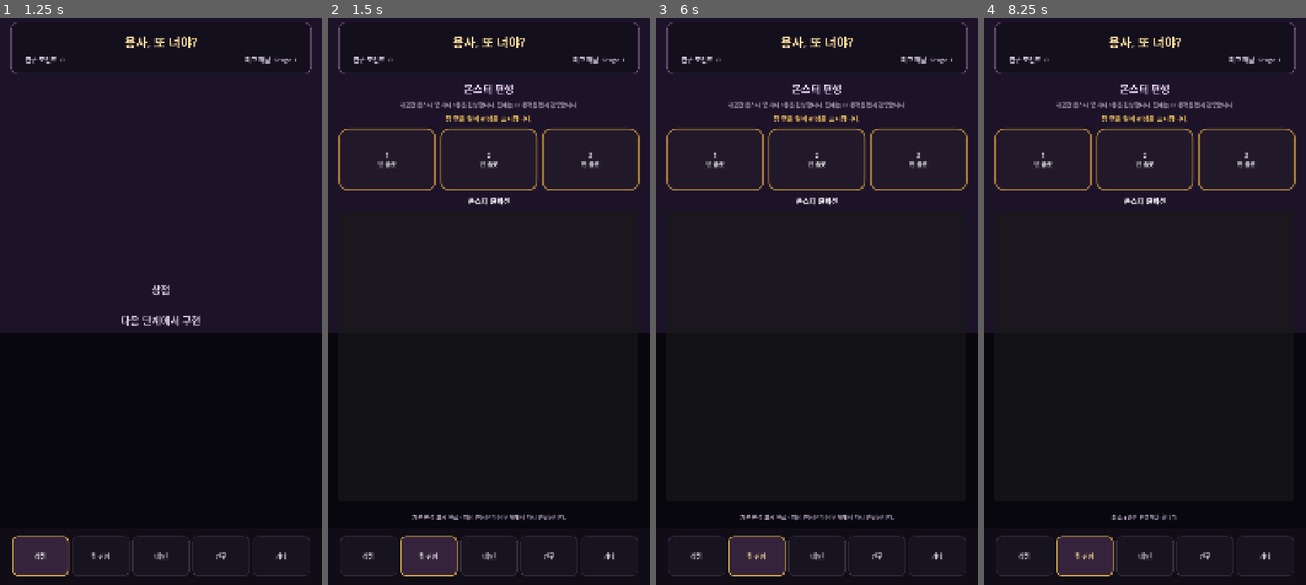
Above: before the commit, frames 1-4 (left to right).
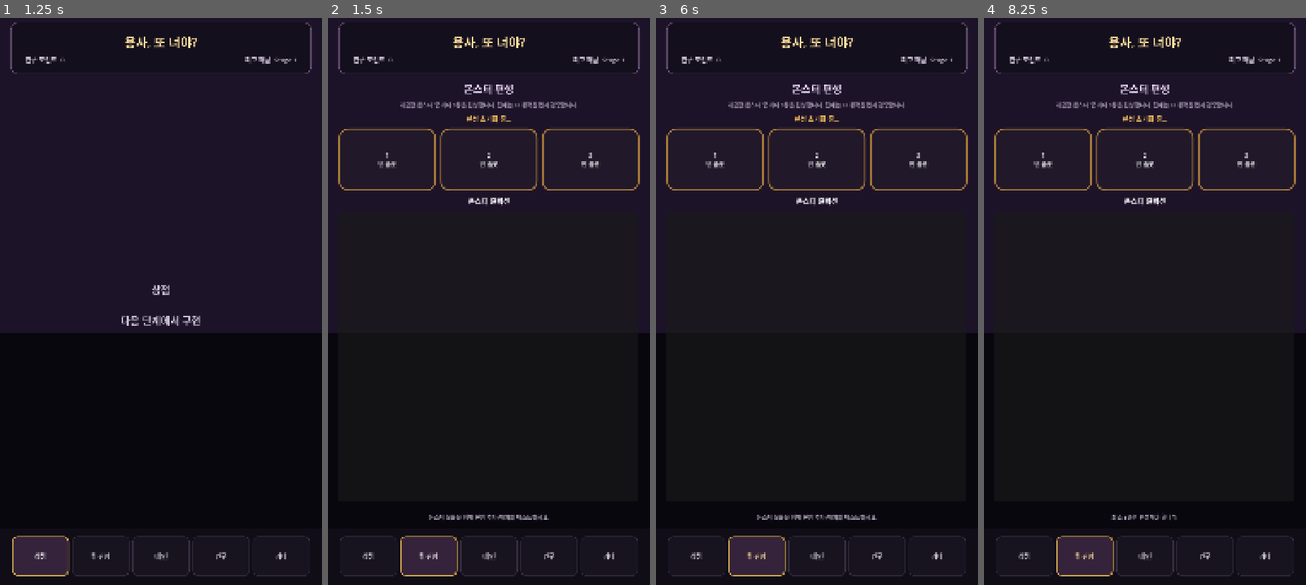
Above: after the commit, the same moments.

Repository: MinSung0732/Again-Hero-
Game: Godot game, scene res://src/lobby/Lobby.tscn
Same seed, same stepped clock (60 frames per second), same inputs: the game is played once before the commit and once after it.
Inputs:
- Up to frame 1 (1.25 s): click "상점" at 0.5 s
- Up to frame 2 (1.5 s): click "팀 편성" at 1.25 s
- Up to frame 3 (6 s): click "메인" at 2 s; click "연구" at 2.75 s; click "기타" at 3.5 s; click "상점" at 4.25 s; click "팀 편성" at 5 s; click "1 빈 슬롯" at 5.75 s
- Up to frame 4 (8.25 s): click "2 빈 슬롯" at 6.5 s; click "3 빈 슬롯" at 7.25 s; click "1 빈 슬롯" at 8 s

Frame 1 is identical in both runs. In frame 2, 0.5% of the frame differs, in the area x 26-74%, y 17-89%; in frame 3, 0.5%; in frame 4, 0.2%.
Error before the commit: Invalid call to function 'get_name' in base 'GDScript'. Expected 0 argument(s). (res://src/lobby/lobby.gd:306)
Error after the commit: Invalid call to function 'get_name' in base 'GDScript'. Expected 0 argument(s). (res://src/lobby/lobby.gd:314)

Commit message:
fix: isolate team UI to monster catalog only

Diff:
--- a/src/lobby/lobby.gd
+++ b/src/lobby/lobby.gd
@@ -5,10 +5,9 @@
 const STAGE_PROGRESS := preload("res://src/systems/stage_progress.gd")
 const RESEARCH_CATALOG := preload("res://src/data/research_catalog.gd")
 const MONSTER_CATALOG := preload("res://src/data/monster_catalog.gd")
-const MONSTER_COLLECTION_STORE := preload("res://src/systems/monster_collection_store.gd")
-const TEAM_LOADOUT_STORE := preload("res://src/systems/team_loadout_store.gd")
 
 const BATTLE_SCENE_PATH := "res://src/main/Main.tscn"
+const TEAM_MAX_SLOTS := 3
 
 @onready var title_label: Label = $SafeArea/Layout/Header/HeaderMargin/HeaderVBox/Title
 @onready var resource_label: Label = $SafeArea/Layout/Header/HeaderMargin/HeaderVBox/ResourceRow/ResourceLabel
@@ -54,7 +53,6 @@
 var selected_stage_index: int = 0
 var current_tab: String = "main"
 
-var monster_collection_state: Dictionary = {}
 var team_catalog_ids: Array = []
 var team_available_ids: Array = []
 var team_selected_ids: Array = []
@@ -227,16 +225,16 @@
 	research_tab.visible = tab_id == "research"
 	other_tab.visible = tab_id == "other"
 
+	if tab_id == "team":
+		_setup_team_preview()
+	elif tab_id == "research":
+		_rebuild_research_list()
+
 	_refresh_nav_button(shop_button, tab_id == "shop")
 	_refresh_nav_button(team_button, tab_id == "team")
 	_refresh_nav_button(main_button, tab_id == "main")
 	_refresh_nav_button(research_button, tab_id == "research")
 	_refresh_nav_button(other_button, tab_id == "other")
-
-	if tab_id == "team":
-		_setup_team_preview()
-	elif tab_id == "research":
-		_rebuild_research_list()
 
 func _refresh_nav_button(button: Button, selected: bool) -> void:
 	var style := nav_button_active_style if selected else nav_button_style
@@ -249,22 +247,33 @@
 	)
 
 func _setup_team_preview() -> void:
+	team_summary_label.text = "편성 초기화 중…"
+	team_status_label.text = "MonsterCatalog를 불러오고 있습니다."
+
 	team_catalog_ids.clear()
 	team_available_ids.clear()
 	team_selected_ids.clear()
-	monster_collection_state.clear()
 
 	var monster_ids = MONSTER_CATALOG.get_ids()
+	if monster_ids.is_empty():
+		team_monster_list.clear()
+		team_summary_label.text = "등록된 몬스터 없음"
+		team_status_label.text = "MonsterCatalog에 등록된 몬스터가 없습니다."
+		_refresh_team_slot(team_slot_1_button, 0)
+		_refresh_team_slot(team_slot_2_button, 1)
+		_refresh_team_slot(team_slot_3_button, 2)
+		return
+
 	for raw_id in monster_ids:
 		var monster_id := String(raw_id)
 		team_catalog_ids.append(monster_id)
 		team_available_ids.append(monster_id)
 
-		if team_selected_ids.size() < TEAM_LOADOUT_STORE.MAX_SLOTS:
+		if team_selected_ids.size() < TEAM_MAX_SLOTS:
 			team_selected_ids.append(monster_id)
 
 	_refresh_team_preview()
-	team_status_label.text = "기본 편성 표시 완료 · 저장 연동은 다음 단계에서 다시 연결합니다."
+	team_status_label.text = "몬스터 목록을 탭해 편성 추가/해제를 테스트하세요."
 
 func _refresh_team_preview() -> void:
 	_refresh_team_slot(team_slot_1_button, 0)
@@ -280,12 +289,11 @@
 
 	team_summary_label.text = "편성 %d / %d · %s" % [
 		team_selected_ids.size(),
-		TEAM_LOADOUT_STORE.MAX_SLOTS,
+		TEAM_MAX_SLOTS,
 		selected_names,
 	]
 
 	team_monster_list.clear()
-
 	for raw_id in team_catalog_ids:
 		var monster_id := String(raw_id)
 		var selected := monster_id in team_selected_ids
@@ -318,7 +326,6 @@
 func _on_team_slot_pressed(slot_index: int) -> void:
 	if slot_index < 0 or slot_index >= team_selected_ids.size():
 		return
-
 	_remove_team_monster(String(team_selected_ids[slot_index]))
 
 func _on_team_item_selected(item_index: int) -> void:
@@ -348,11 +355,11 @@
 		return
 
 	if monster_id not in team_available_ids:
-		team_status_label.text = "아직 해금되지 않은 몬스터입니다."
-		return
-
-	if team_selected_ids.size() >= TEAM_LOADOUT_STORE.MAX_SLOTS:
-		team_status_label.text = "편성 슬롯은 최대 %d칸입니다." % TEAM_LOADOUT_STORE.MAX_SLOTS
+		team_status_label.text = "아직 사용할 수 없는 몬스터입니다."
+		return
+
+	if team_selected_ids.size() >= TEAM_MAX_SLOTS:
+		team_status_label.text = "편성 슬롯은 최대 %d칸입니다." % TEAM_MAX_SLOTS
 		return
 
 	team_selected_ids.append(monster_id)
Not shown, changed: CHANGELOG.md
Not shown, changed: PROJECT_CONTEXT.md
